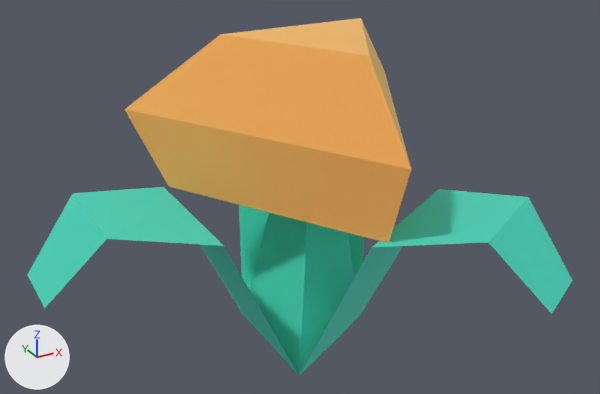
The glTF model public/models/nf2/nature/flower_yellowB.glb: old version first, new version second.
Both versions are drawn from a camera (50 mm lens) standing at (-0.179, -0.325, 0.191) and looking at (-0.005, -0.009, 0.033). The lights are fixed; the arrows at lower left show +X, +Y and +Z. The picture after the commit comes second. Where no turn or scale is listed for an object, it has been applied to the vertices.

Names of what the first picture shows: 'flower_yellowB'.
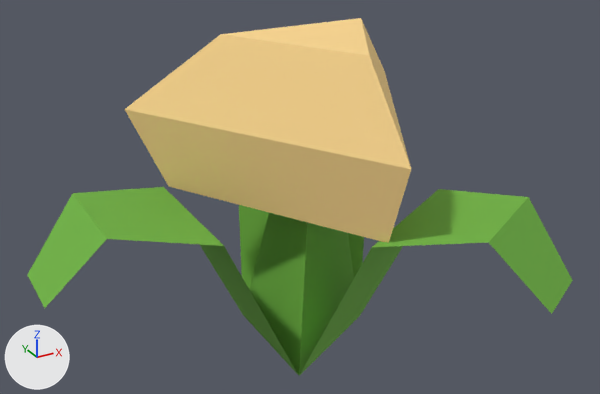
Changed parts and their boxes [x1, y1, x2, y2] in the pictures (600 x 394 px):
'flower_yellowB', recoloured, surface changed
    both: [27, 18, 573, 376]

The edits, one by one:
In material 'grass' (mat_grass), metallic goes from 1.0 to 0.0.
Material 'grass' (mat_grass) changes colour from cyan #73eddd to green #6fb340; in linear values from (0.173, 0.847, 0.722) to (0.159, 0.451, 0.0513).
In material 'colorYellow' (mat_coloryellow), metallic goes from 1.0 to 0.0.
Object 'tmpParent' (ob_tmpparent) is deleted.
